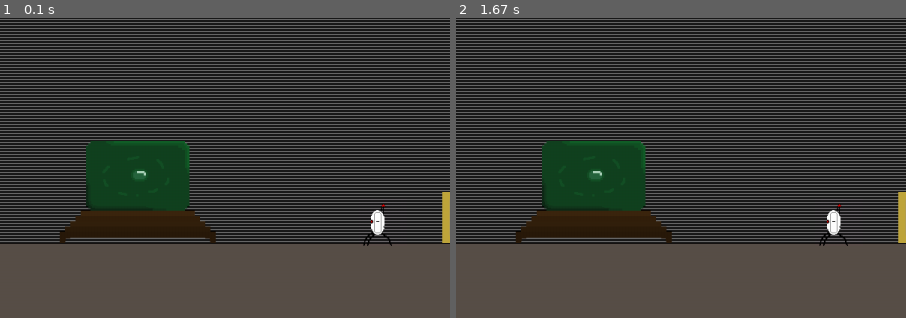
Above: before the commit, frames 1-2 (left to right).
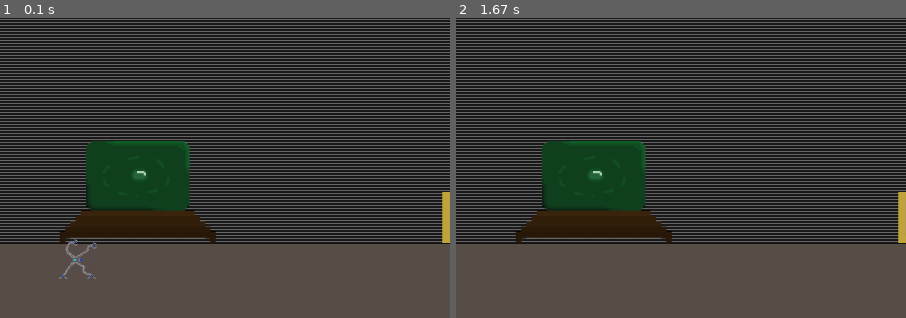
Above: after the commit, the same moments.

Repository: dmtcrafter/Pygame_Exterminator
Game: pygame game, started from game.py
The game is run twice, just before and just after one commit, with the same random seed, the same clock (stepped at 60 frames per second) and the same inputs.
Inputs:
- Up to frame 1 (0.1 s): no input
- Up to frame 2 (1.67 s): no input
The pictures show only the part of the screen within x 10-60%, y 50-100%; the shares and areas given below are measured in that part.

The runs differ from the first frame. In frame 1, 0.5% of the frame differs, in the area x 13-88%, y 62-87%; in frame 2, 0.3%.

Commit message:
6/1/2022 2:04 DMT

Diff:
--- a/game.py
+++ b/game.py
@@ -21,6 +21,34 @@
 pygame.display.set_icon(pygame.image.load('./assets/images/icon.png'))
 background = pygame.image.load('./assets/images/background_1.png')
 
+
+class Player(pygame.sprite.Sprite):
+
+    surf = pygame.image.load('./assets/images/player_bot_1.png')
+    rect = surf.get_rect()
+    rect.center = (200, 640)
+    gravity = 0
+
+    def __init__(self):
+        super(Player, self).__init__()
+
+    def update(self):
+
+        if Player.rect.bottomy >= 640:
+            Player.rect.bottomy = 640
+
+        if Player.rect.right >= 1200:
+            Player.rect.right = 1200
+
+        if Player.rect.left >= 0:
+            Player.rect.left = 0
+
+
+sprites = pygame.sprite.Group()
+
+player = Player()
+sprites.add(player)
+
 running = True
 while running:
 
@@ -30,14 +58,17 @@
                 running = False
                 exit()
 
-            elif event.type == QUIT:
-                running = False
-                exit()
+        elif event.type == QUIT:
+            running = False
+            exit()
+
+    player.gravity += 1
+
+    player.rect.move_ip(0, player.gravity)
 
     screen.blit(background, (0, 0))
 
-    turret = pygame.image.load('./assets/images/turret_open.png')
-    screen.blit(turret, (600, 640))
+    screen.blit(Player.surf, Player.rect.center)
 
     pygame.display.flip()
 
